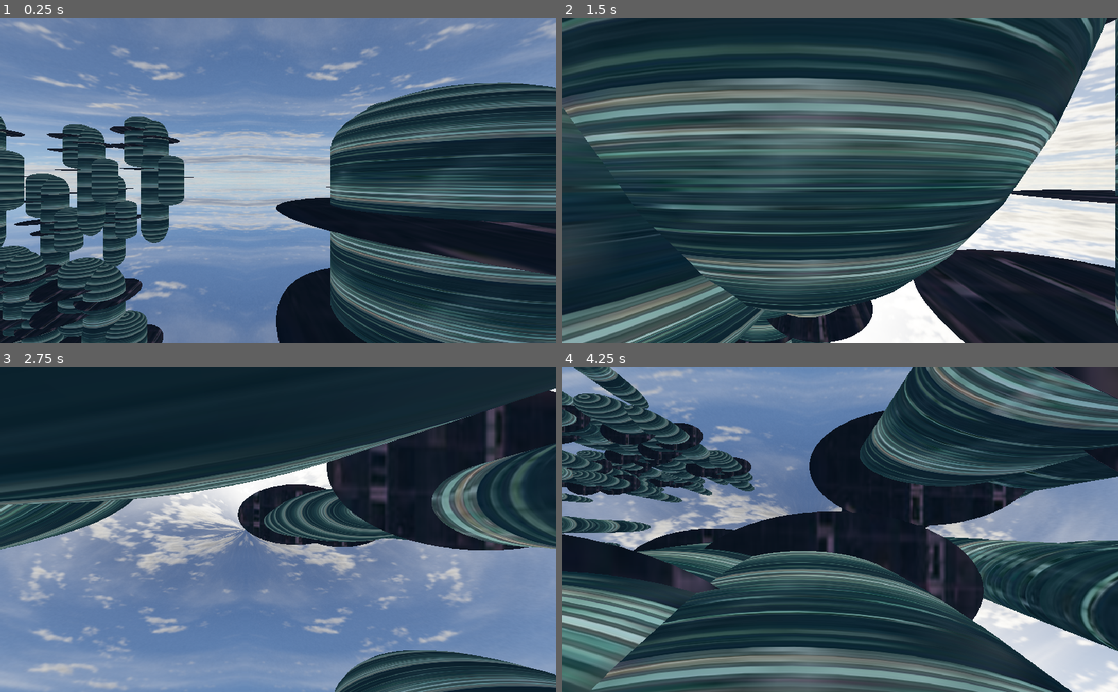
Above: before the commit, frames 1-4 (two rows, left to right).
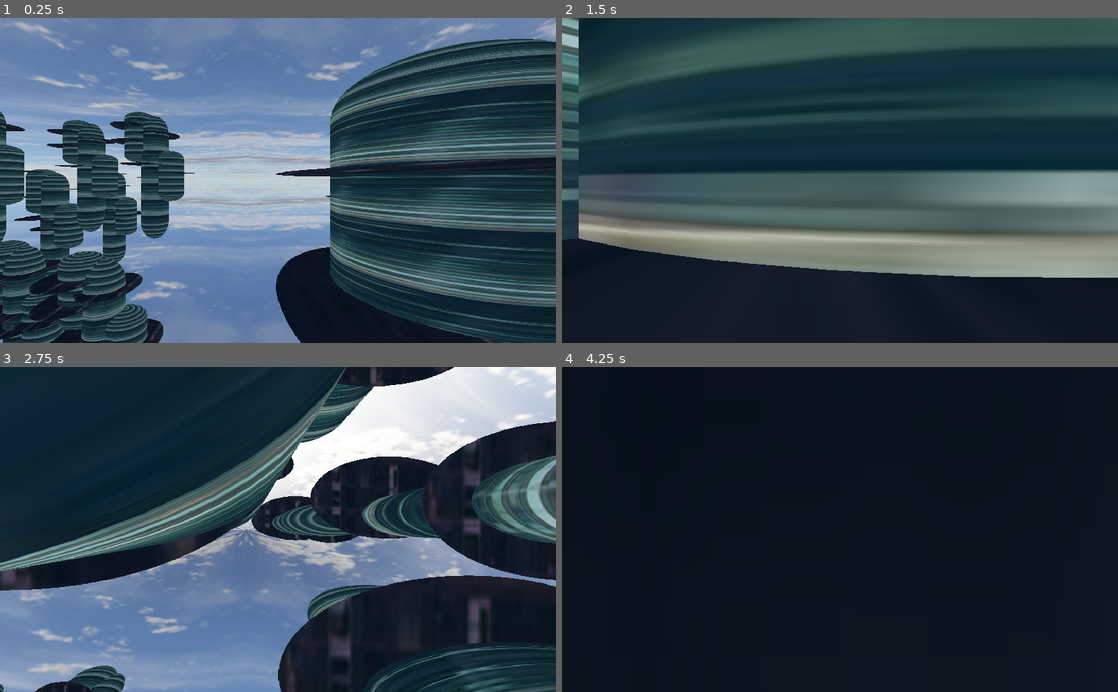
Above: after the commit, the same moments.

Repository: drsounds/FirstPersonVRPlayer
Game: Godot game, scene res://assets/FirstPersonVRPlayer_Example/scenes/VR/VR.tscn
Same seed, same stepped clock (60 frames per second), same inputs: the game is played once before the commit and once after it.
Inputs (mouse positions are in pixels of both pictures, inside the frame that each line leads up to):
- Up to frame 1 (0.25 s): no input
- Up to frame 2 (1.5 s): move the mouse to (962, 164) at 0.52 s; hold D (right) 0.53-1.28 s; hold Tab (standing) 0.53-1.28 s; move the mouse to (728, 196) at 1.27 s; hold S (backward) from 1.28 s (still down); tap Tab (standing) at 1.35 s
- Up to frame 3 (2.75 s): move the mouse to (333, 458) at 2.02 s; release S (backward) at 2.03 s; hold D (right) from 2.03 s (still down); hold Tab (standing) from 2.03 s (still down)
- Up to frame 4 (4.25 s): move the mouse to (812, 594) at 2.77 s; release D (right) at 2.78 s; release Tab (standing) at 2.78 s; hold W (forward) 2.78-3.53 s; tap Tab (standing) at 2.85 s; move the mouse to (1006, 578) at 3.52 s; hold A (left) from 3.53 s (still down); hold Tab (standing) from 3.53 s (still down)

The runs differ from the first frame. In frame 1, 36% of the frame differs, in the area x 0-100%, y 6-100%; in frame 2, 71%, in the area x 0-100%, y 0-100%; in frame 3, 45%; in frame 4, 70%.

Commit message:
Fixing buttons

Diff:
--- a/assets/FirstPersonVRPlayer/FirstPersonVRPlayer.gd
+++ b/assets/FirstPersonVRPlayer/FirstPersonVRPlayer.gd
@@ -2,8 +2,15 @@
 
 ###################-VARIABLES-####################
 
+var is_flying = false
+
+var velocity := Vector3()
+var hoist := Vector3()
+var gravity = 60
+var bounce := Vector3()
 # Move
 var direction := Vector3()
+var camera
 # Walk
 # Called when the node enters the scene tree
 func _ready() -> void:
@@ -11,6 +18,7 @@
 	var arvr_interface = ARVRServer.find_interface("Native mobile")
 	if arvr_interface and arvr_interface.initialize():
 		get_viewport().arvr = true
+	camera = $Head/ARVROrigin/ARVRCamera
 	direction = Vector3.BACK.rotated(Vector3.UP, $Head.global_transform.basis.get_euler().y)
 	# Sometimes in the level design you might need to rotate the Player object itself
 	# So changing the direction at the beginning
@@ -19,24 +27,62 @@
 	#switch_weapon(0)
 	#$splatters.set_as_toplevel(true)
 
+func _input(event):
+	if event.is_action_pressed("stop_gravity"):
+		gravity = 0
+		velocity.y = 0
+	if event.is_action_pressed("resume_gravity"):
+		velocity.y = 0
+		gravity = 50
+	if event.is_action_pressed("toggle_gravity"):
+		if event.get_action_strength("toggle_gravity") == 1:
+			if not is_flying:
+				bounce.y = 1
+				is_flying = true
+			else:
+				bounce.y = 0.5
+				is_flying = false
+
+	if event.is_action_pressed("jump"):
+		if event.get_action_strength("jump") == 1:
+			velocity.y = 29
 
 func _physics_process(delta) -> void:
+	if velocity.y > -500:
+		velocity.y -= gravity * delta
+	if is_flying and velocity.y < 0.5:
+		velocity.y = -bounce.y * 0.10
+		bounce.y *= 0.1
 
 	var h_rot = self.global_transform.basis.get_euler().y
+	if Input.is_action_pressed("decrease_gravity"):
+		gravity = -10
+		if gravity < 0:
+			gravity = 0
+		velocity.y = 0
+
+	if Input.is_action_pressed("increase_gravity"):
+		gravity = 10
+		if gravity > 0:
+			gravity = 10
+	var forward = -camera.transform.basis.z.normalized()
 	if Input.is_action_pressed("hoist") || Input.is_action_pressed("sink"):
-		direction = Vector3(
+		hoist = Vector3(
 			0,
 			Input.get_action_strength("hoist") - Input.get_action_strength("sink"),
 			0
 		)
-		var v = move_and_slide(direction * 10)
+		var v = move_and_slide(hoist * 1)
 
-	if Input.is_action_pressed("forward") ||  Input.is_action_pressed("backward") ||  Input.is_action_pressed("left") ||  Input.is_action_pressed("right"):
-		print(Input.get_action_strength("forward") * 100 )
-		direction = Vector3(
-			Input.get_action_strength("left") - Input.get_action_strength("right"),
-			0,
-			(Input.get_action_strength("forward") - Input.get_action_strength("backward"))
-		)
+	if Input.is_action_pressed("forward"):
+		move_and_slide(forward * 10)
+	if Input.is_action_pressed("backward"):
+		var backward = -forward
+		move_and_slide(backward * 10)
 
-		var v = move_and_slide(direction * 10 * -1)
+	if Input.is_action_pressed("left"):
+		move_and_slide(-forward.cross(Vector3.UP) * 1)
+	if Input.is_action_pressed("right"):
+		move_and_slide(forward.cross(Vector3.UP) * 1)
+
+	move_and_slide(velocity * 10)
--- a/assets/FirstPersonVRPlayer/FirstPersonVRPlayer.tscn
+++ b/assets/FirstPersonVRPlayer/FirstPersonVRPlayer.tscn
@@ -10,13 +10,11 @@
 [sub_resource type="CubeMesh" id=2]
 
 [node name="FirstPersonVRPlayer" type="KinematicBody"]
-input_capture_on_drag = true
 script = ExtResource( 1 )
 
 [node name="Collision" type="CollisionShape" parent="."]
 transform = Transform( 1, 0, 0, 0, -4.37114e-08, -1, 0, 1, -4.37114e-08, 0, 0, 0 )
 shape = SubResource( 1 )
-disabled = true
 
 [node name="Head" type="Spatial" parent="."]
 transform = Transform( 1, 0, 0, 0, 1, 0, 0, 0, 1, 0, 1, 0 )
--- /dev/null
+++ b/assets/FirstPersonVRPlayer_Example/components/Futurismo/FuturisticTower_1.gd
@@ -0,0 +1,17 @@
+extends Spatial
+
+
+# Declare member variables here. Examples:
+# var a = 2
+# var b = "text"
+
+
+# Called when the node enters the scene tree for the first time.
+func _ready():
+	for child in get_children():
+		if child is MeshInstance:
+			child.create_trimesh_collision()
+
+# Called every frame. 'delta' is the elapsed time since the previous frame.
+#func _process(delta):
+#	pass
--- a/assets/FirstPersonVRPlayer_Example/components/Futurismo/FuturisticTower_1.tscn
+++ b/assets/FirstPersonVRPlayer_Example/components/Futurismo/FuturisticTower_1.tscn
@@ -1,6 +1,7 @@
-[gd_scene load_steps=6 format=2]
+[gd_scene load_steps=7 format=2]
 
 [ext_resource path="res://assets/FirstPersonVRPlayer_Example/textures/skyscraper.png" type="Texture" id=1]
+[ext_resource path="res://assets/FirstPersonVRPlayer_Example/components/Futurismo/FuturisticTower_1.gd" type="Script" id=2]
 
 [sub_resource type="CapsuleMesh" id=1]
 mid_height = 5.0
@@ -19,6 +20,8 @@
 albedo_texture = ExtResource( 1 )
 
 [node name="Futuristic_Tower_1" type="Spatial"]
+visible = false
+script = ExtResource( 2 )
 
 [node name="MeshInstance" type="MeshInstance" parent="."]
 transform = Transform( 24.2583, 0, 0, 0, -2.51393e-06, -76.3379, 0, 28.9075, -1.67721e-06, 0, 0, 0 )
--- /dev/null
+++ b/assets/FirstPersonVRPlayer_Example/scenes/FuturisticCity.gd
@@ -0,0 +1,16 @@
+extends Spatial
+
+
+# Declare member variables here. Examples:
+# var a = 2
+# var b = "text"
+
+
+# Called when the node enters the scene tree for the first time.
+func _ready():
+	pass
+
+
+# Called every frame. 'delta' is the elapsed time since the previous frame.
+#func _process(delta):
+#	pass
--- a/assets/FirstPersonVRPlayer_Example/scenes/FuturisticCity.tscn
+++ b/assets/FirstPersonVRPlayer_Example/scenes/FuturisticCity.tscn
@@ -1,20 +1,27 @@
-[gd_scene load_steps=2 format=2]
+[gd_scene load_steps=3 format=2]
 
 [ext_resource path="res://assets/FirstPersonVRPlayer_Example/components/Futurismo/FuturisticTower_1.tscn" type="PackedScene" id=1]
+[ext_resource path="res://assets/FirstPersonVRPlayer_Example/scenes/FuturisticCity.gd" type="Script" id=2]
 
 [node name="FuturisticCity" type="Spatial"]
+script = ExtResource( 2 )
 
 [node name="Spatial" parent="." instance=ExtResource( 1 )]
 transform = Transform( -4.37114e-08, 0, -1, 0, 1, 0, 1, 0, -4.37114e-08, 24.4789, -62.4294, 253.904 )
+visible = true
 
 [node name="Spatial4" parent="." instance=ExtResource( 1 )]
 transform = Transform( -4.37114e-08, 0, -1, 0, 1, 0, 1, 0, -4.37114e-08, 110.901, -62.4294, 113.263 )
+visible = true
 
 [node name="Spatial3" parent="." instance=ExtResource( 1 )]
 transform = Transform( -4.37114e-08, 0, -1, 0, 1, 0, 1, 0, -4.37114e-08, 24.4789, -304.973, 115.939 )
+visible = true
 
 [node name="Spatial2" parent="." instance=ExtResource( 1 )]
 transform = Transform( -4.37114e-08, 0, -1, 0, 1, 0, 1, 0, -4.37114e-08, 294.256, -62.4294, 171.816 )
+visible = true
 
 [node name="Spatial5" parent="." instance=ExtResource( 1 )]
 transform = Transform( -4.37114e-08, 0, -1, 0, 1, 0, 1, 0, -4.37114e-08, 110.901, -289.887, 24.3769 )
+visible = true
--- a/project.godot
+++ b/project.godot
@@ -34,14 +34,13 @@
 }
 lying={
 "deadzone": 0.5,
-"events": [ Object(InputEventJoypadButton,"resource_local_to_scene":false,"resource_name":"","device":0,"button_index":4,"pressure":0.0,"pressed":false,"script":null)
+"events": [ Object(InputEventJoypadButton,"resource_local_to_scene":false,"resource_name":"","device":0,"button_index":10,"pressure":0.0,"pressed":false,"script":null)
  ]
 }
 standing={
 "deadzone": 0.5,
 "events": [ Object(InputEventKey,"resource_local_to_scene":false,"resource_name":"","device":0,"alt":false,"shift":false,"control":false,"meta":false,"command":false,"pressed":false,"scancode":0,"physical_scancode":16777218,"unicode":0,"echo":false,"script":null)
 , Object(InputEventKey,"resource_local_to_scene":false,"resource_name":"","device":0,"alt":false,"shift":false,"control":false,"meta":false,"command":false,"pressed":false,"scancode":0,"physical_scancode":167,"unicode":0,"echo":false,"script":null)
-, Object(InputEventJoypadButton,"resource_local_to_scene":false,"resource_name":"","device":0,"button_index":6,"pressure":0.0,"pressed":false,"script":null)
  ]
 }
 forward={
@@ -68,6 +67,36 @@
 , Object(InputEventJoypadMotion,"resource_local_to_scene":false,"resource_name":"","device":0,"axis":0,"axis_value":1.0,"script":null)
  ]
 }
+decrease_gravity={
+"deadzone": 0.5,
+"events": [ Object(InputEventJoypadMotion,"resource_local_to_scene":false,"resource_name":"","device":0,"axis":3,"axis_value":1.0,"script":null)
+ ]
+}
+increase_gravity={
+"deadzone": 0.5,
+"events": [ Object(InputEventJoypadMotion,"resource_local_to_scene":false,"resource_name":"","device":0,"axis":3,"axis_value":-1.0,"script":null)
+ ]
+}
+stop_gravity={
+"deadzone": 0.5,
+"events": [ Object(InputEventJoypadButton,"resource_local_to_scene":false,"resource_name":"","device":0,"button_index":4,"pressure":0.0,"pressed":false,"script":null)
+ ]
+}
+resume_gravity={
+"deadzone": 0.5,
+"events": [ Object(InputEventJoypadButton,"resource_local_to_scene":false,"resource_name":"","device":0,"button_index":6,"pressure":0.0,"pressed":false,"script":null)
+ ]
+}
+toggle_gravity={
+"deadzone": 0.5,
+"events": [ Object(InputEventJoypadButton,"resource_local_to_scene":false,"resource_name":"","device":0,"button_index":14,"pressure":0.0,"pressed":false,"script":null)
+ ]
+}
+jump={
+"deadzone": 0.5,
+"events": [ Object(InputEventJoypadButton,"resource_local_to_scene":false,"resource_name":"","device":0,"button_index":15,"pressure":0.0,"pressed":false,"script":null)
+ ]
+}
 
 [physics]
 
